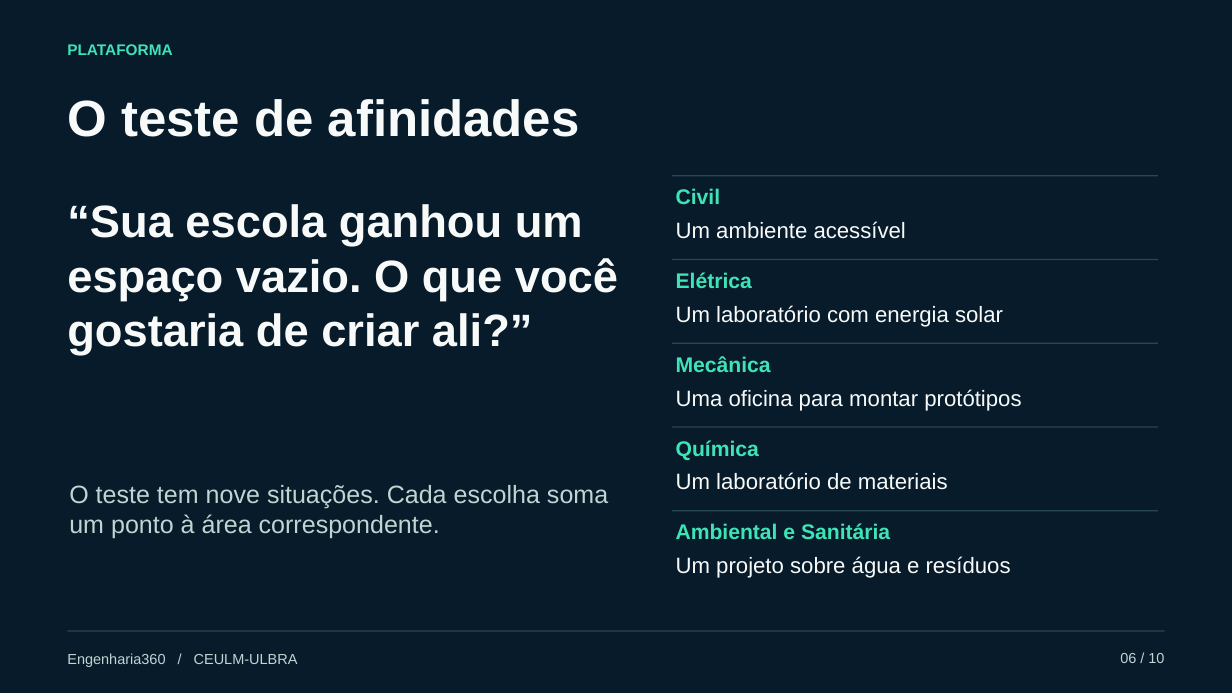
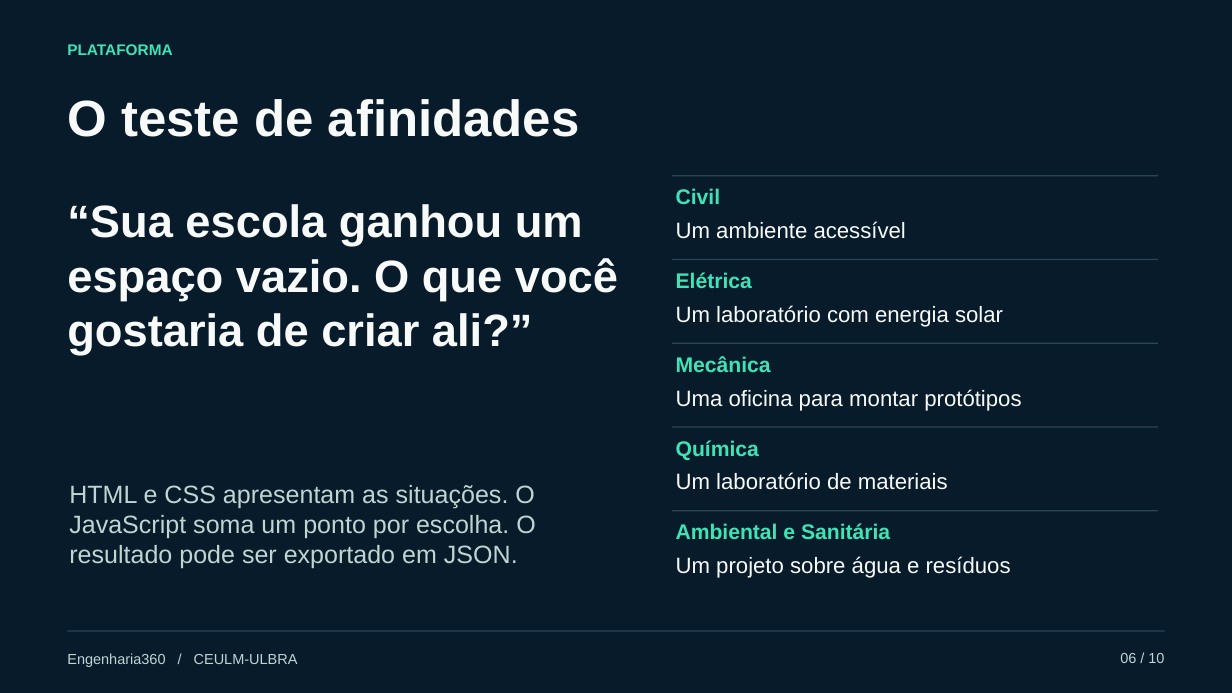
Before and after one commit to 4pv7dnwjf8-ship-it/Engenharia360, a slide deck: slide 6 of slides.pptx. Drawn at 1232x693 pixels with LibreOffice and Linux fonts; fonts in the diff are those of the drawing. Boxes give left, top, right and bottom in pixels: in the first picture for what was removed or moved away, otherwise in the second. Text is boxed around its words. In the diff, an @@ line names an element or a change of style, - is before the commit and + after.

```diff
--- a/slides.pptx
+++ b/slides.pptx
@@ text at [69,485,535,568]: text changed @@
-O teste tem nove situações. Cada escolha soma um ponto à área correspondente.
+HTML e CSS apresentam as situações. O JavaScript soma um ponto por escolha. O resultado pode ser exportado em JSON.
```
Also in this commit, not shown: 4 other slides changed, 13 other files.
